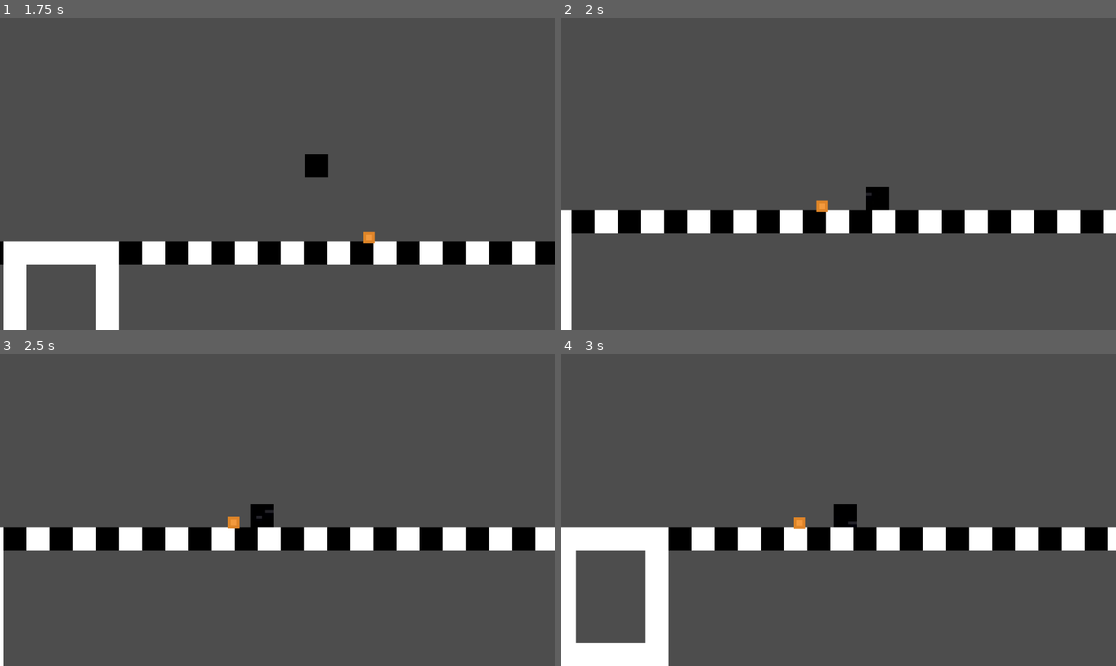
Above: before the commit, frames 1-4 (two rows, left to right).
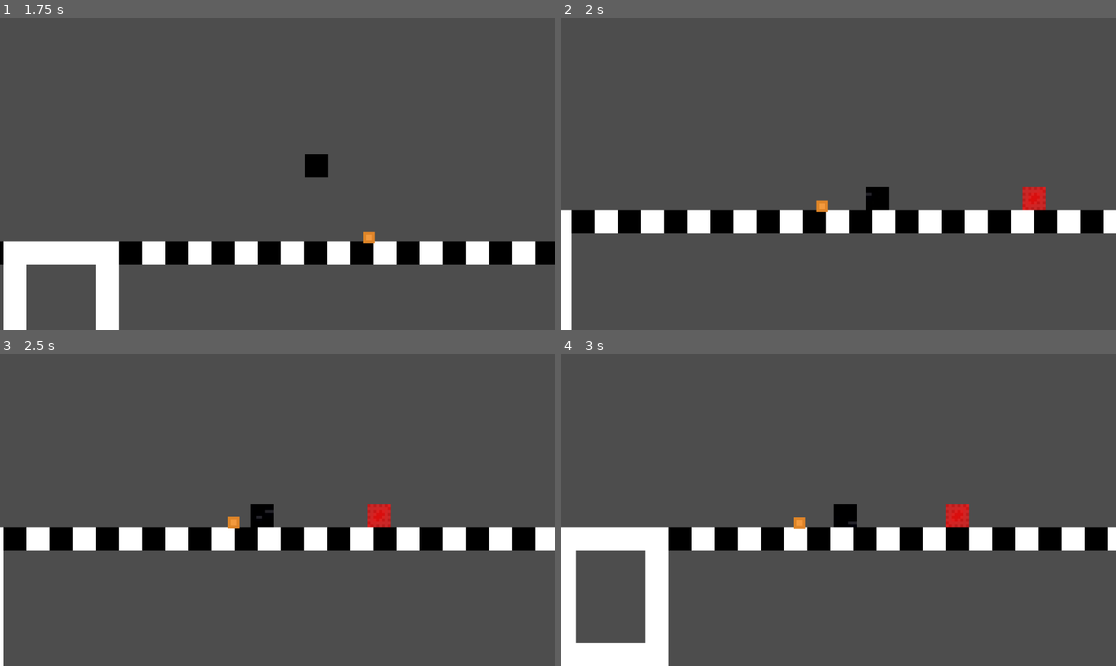
Above: after the commit, the same moments.

Repository: AzmainAhnaf/Speed-Jam-1
Game: Godot game, scene res://scenes/game.tscn
The game is run twice, just before and just after one commit, with the same random seed, the same clock (stepped at 60 frames per second) and the same inputs.
Inputs:
- Up to frame 1 (1.75 s): hold D (Move_right) from 0.53 s (still down); tap Space (Jump) at 0.77, 1.52 s
- Up to frame 2 (2 s): keep holding D (Move_right)
- Up to frame 3 (2.5 s): release D (Move_right) at 2.03 s; hold A (Move_left) from 2.03 s (still down)
- Up to frame 4 (3 s): release A (Move_left) at 2.78 s; hold D (Move_right) from 2.78 s (still down)

Frame 1 is identical in both runs. In frame 2, 0.3% of the frame differs, in the area x 83-88%, y 54-62%; in frame 3, 0.3%; in frame 4, 0.3%.

Commit message:
Enemy implemented

Diff:
--- /dev/null
+++ b/scenes/enemy.tscn
@@ -0,0 +1,27 @@
+[gd_scene load_steps=5 format=3 uid="uid://cvo8423f5g20c"]
+
+[ext_resource type="Texture2D" uid="uid://xqjmp7k745ks" path="res://assets/sprites/Enemy.jpeg" id="1_al4a0"]
+[ext_resource type="Script" path="res://scripts/enemy.gd" id="1_yavg3"]
+[ext_resource type="PackedScene" uid="uid://cn04chs47h1fs" path="res://scenes/killzone.tscn" id="2_k3j7c"]
+
+[sub_resource type="RectangleShape2D" id="RectangleShape2D_tgoi5"]
+size = Vector2(6, 7)
+
+[node name="Enemy" type="Node2D"]
+position = Vector2(6, 5)
+script = ExtResource("1_yavg3")
+
+[node name="Sprite2D" type="Sprite2D" parent="."]
+texture = ExtResource("1_al4a0")
+
+[node name="Killzone" parent="." instance=ExtResource("2_k3j7c")]
+
+[node name="CollisionShape2D" type="CollisionShape2D" parent="Killzone"]
+position = Vector2(0, 0.5)
+shape = SubResource("RectangleShape2D_tgoi5")
+
+[node name="RayCastLeft" type="RayCast2D" parent="."]
+target_position = Vector2(-6, 0)
+
+[node name="RayCastRight" type="RayCast2D" parent="."]
+target_position = Vector2(6, 0)
--- a/scenes/game.tscn
+++ b/scenes/game.tscn
@@ -7,6 +7,7 @@
 [ext_resource type="PackedScene" uid="uid://ckelbqcvomnd5" path="res://scenes/box.tscn" id="5_ab147"]
 [ext_resource type="PackedScene" uid="uid://b7u2hpgd0ijjs" path="res://scenes/big_box.tscn" id="6_5mqi7"]
 [ext_resource type="PackedScene" uid="uid://cn04chs47h1fs" path="res://scenes/killzone.tscn" id="7_qf34e"]
+[ext_resource type="PackedScene" uid="uid://cvo8423f5g20c" path="res://scenes/enemy.tscn" id="8_o85t6"]
 
 [sub_resource type="TileSetAtlasSource" id="TileSetAtlasSource_fhgqg"]
 resource_name = "white_tiles"
@@ -180,3 +181,6 @@
 [node name="CollisionShape2D" type="CollisionShape2D" parent="Killzone"]
 position = Vector2(262, 175)
 shape = SubResource("WorldBoundaryShape2D_nix50")
+
+[node name="Enemy" parent="." instance=ExtResource("8_o85t6")]
+position = Vector2(333, 84)
--- a/scripts/enemy.gd
+++ b/scripts/enemy.gd
@@ -4,16 +4,13 @@
 var direction = 1
 @onready var ray_cast_right = $RayCastRight
 @onready var ray_cast_left = $RayCastLeft
-@onready var animated_sprite = $AnimatedSprite2D
 
 # Called every frame. 'delta' is the elapsed time since the previous frame.
 func _process(delta):
 	if ray_cast_right.is_colliding():
 		direction = -1
-		animated_sprite.flip_h = true
 
 	if ray_cast_left.is_colliding():
 		direction = 1
-		animated_sprite.flip_h = false
 
 	position.x += direction * SPEED * delta
Not shown, added: assets/sprites/Enemy.jpeg.import
Not shown: 1 places in scenes/game.tscn that only renumber resources
